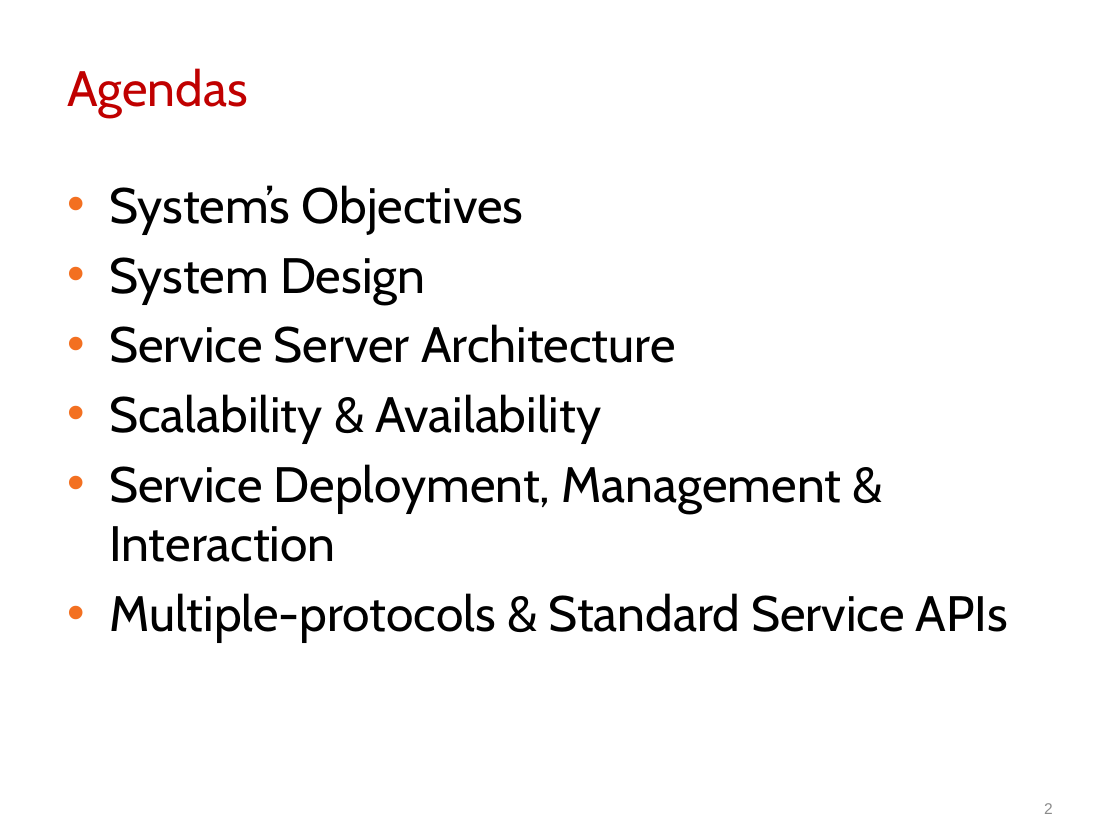
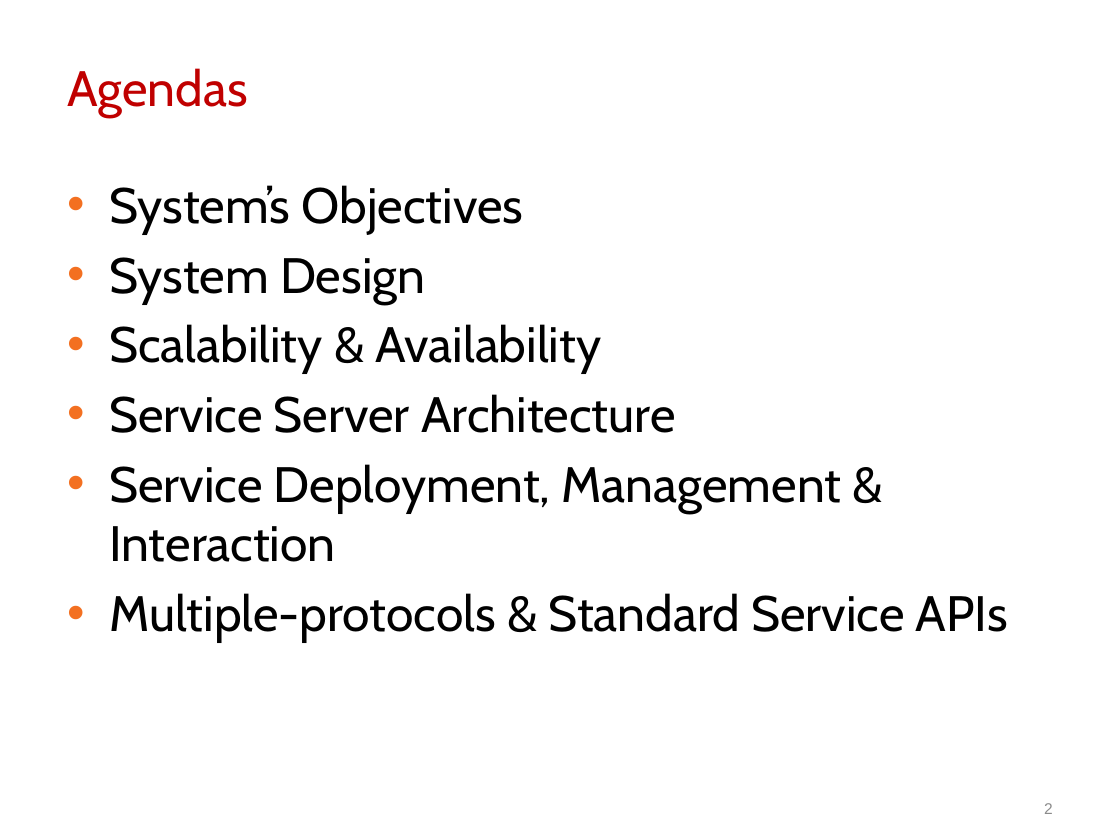
Before and after one commit to btnguyen2k/btnguyen2k-personal, a slide deck: slide 2 of vng-ip/NewIP/docs/Design/NewIP.pptx. Drawn at 1120x840 pixels with LibreOffice and Linux fonts; fonts in the diff are those of the drawing; background and template pictures are left out. Boxes give left, top, right and bottom in pixels: in the first picture for what was removed or moved away, otherwise in the second. Text is boxed around its words. In the diff, an @@ line names an element or a change of style, - is before the commit and + after.

```diff
--- a/vng-ip/NewIP/docs/Design/NewIP.pptx
+++ b/vng-ip/NewIP/docs/Design/NewIP.pptx
@@ text at (x1=109, y1=324, x2=602, y2=373): paragraph added @@
+• Scalability & Availability
@@ text at (x1=109, y1=394, x2=602, y2=442): paragraph removed @@
-• Scalability & Availability
```
Also in this commit, not shown: 3 other slides changed, 5 slides added, 1 other file.
